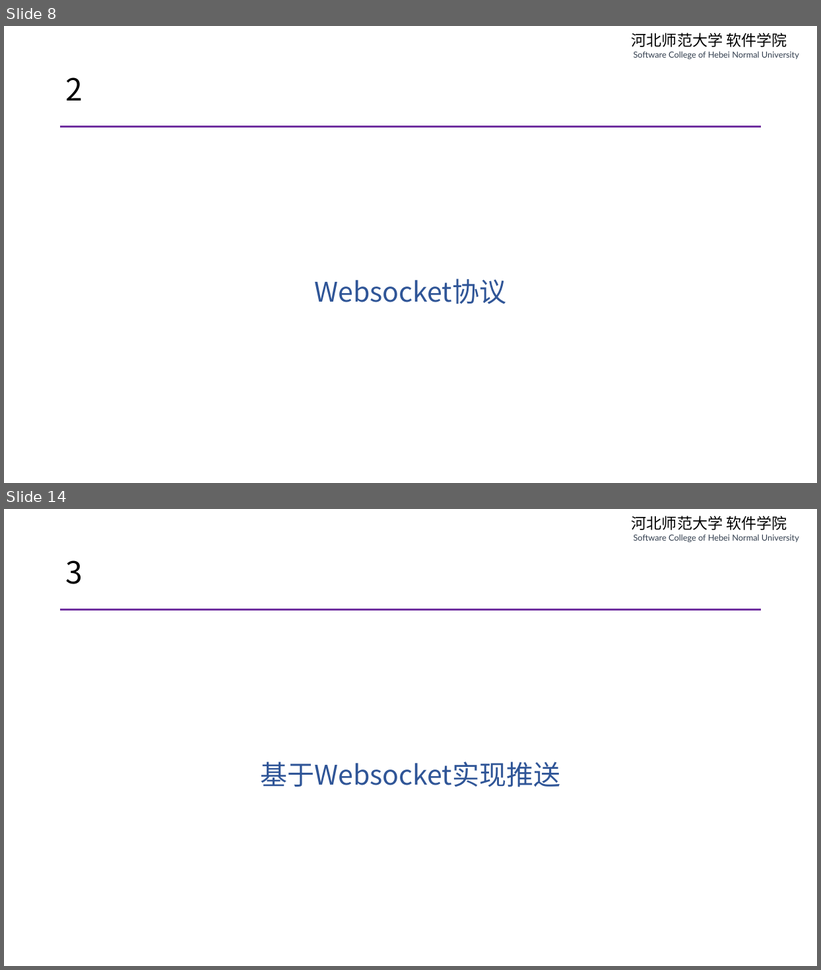
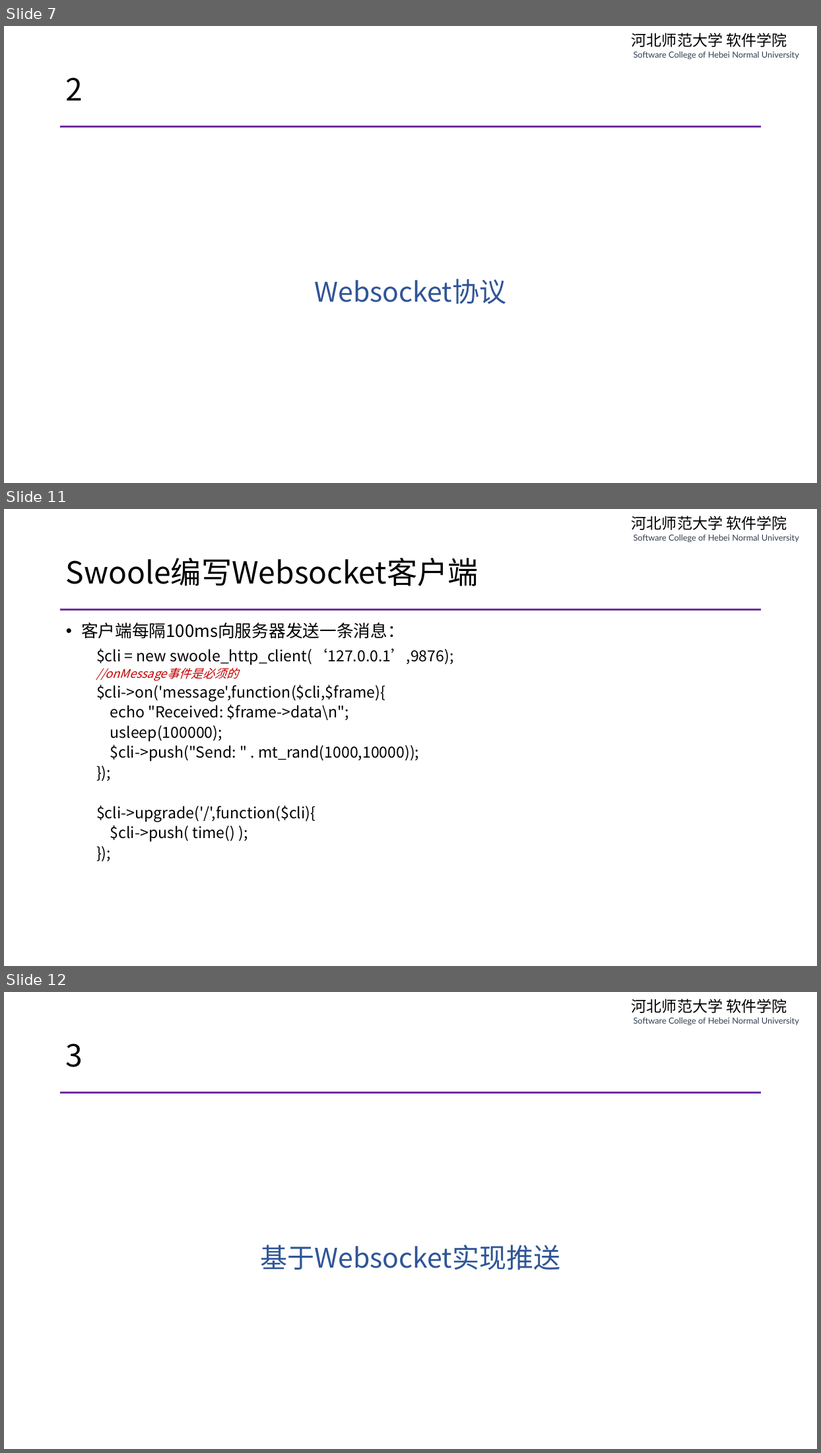
Before and after one commit to edu2act/course-php-serverside-development-on-linux, a slide deck: materials/slides/ch09-swoole-and-websocket.pptx. Shown one above the other, each under a label of ours: slides 8 and 14 before the commit, slides 7, 11 and 12 after it; the slides between them are not shown. The pictures are 821x970 and 821x1453 pixels, drawn with LibreOffice and Linux fonts; fonts in the diff are those of the drawing. Boxes give left, top, right and bottom in pixels: in the first picture for what was removed or moved away, otherwise in the second. Text is boxed around its words. In the diff, an @@ line names an element or a change of style, - is before the commit and + after.

```diff
--- a/materials/slides/ch09-swoole-and-websocket.pptx
+++ b/materials/slides/ch09-swoole-and-websocket.pptx
@@ slide 11 added at (x1=4, y1=509, x2=817, y2=966), background #FFFFFF; not listed: 2 template elements that a slide beside it also shows @@
@@ title added at (x1=66, y1=558, x2=479, y2=586), 36 pt, text #000000 @@
+Swoole编写Websocket客户端
@@ text added at (x1=81, y1=623, x2=453, y2=842), 18 pt, text #000000 @@
+• 客户端每隔100ms向服务器发送一条消息：
+  $cli = new swoole_http_client(‘127.0.0.1’,9876);
+  //onMessage事件是必须的
+  $cli->on('message',function($cli,$frame){
+  echo "Received: $frame->data\n";
+  usleep(100000);
+  $cli->push("Send: " . mt_rand(1000,10000));
+  });
+  $cli->upgrade('/',function($cli){
+  $cli->push( time() );
+  });
@@ what was slide 8 is now slide 7 @@
@@ what was slide 14 is now slide 12 @@
```
Also in this commit, not shown: 6 slides changed, 3 other slides added, 6 slides removed, 22 other files.
